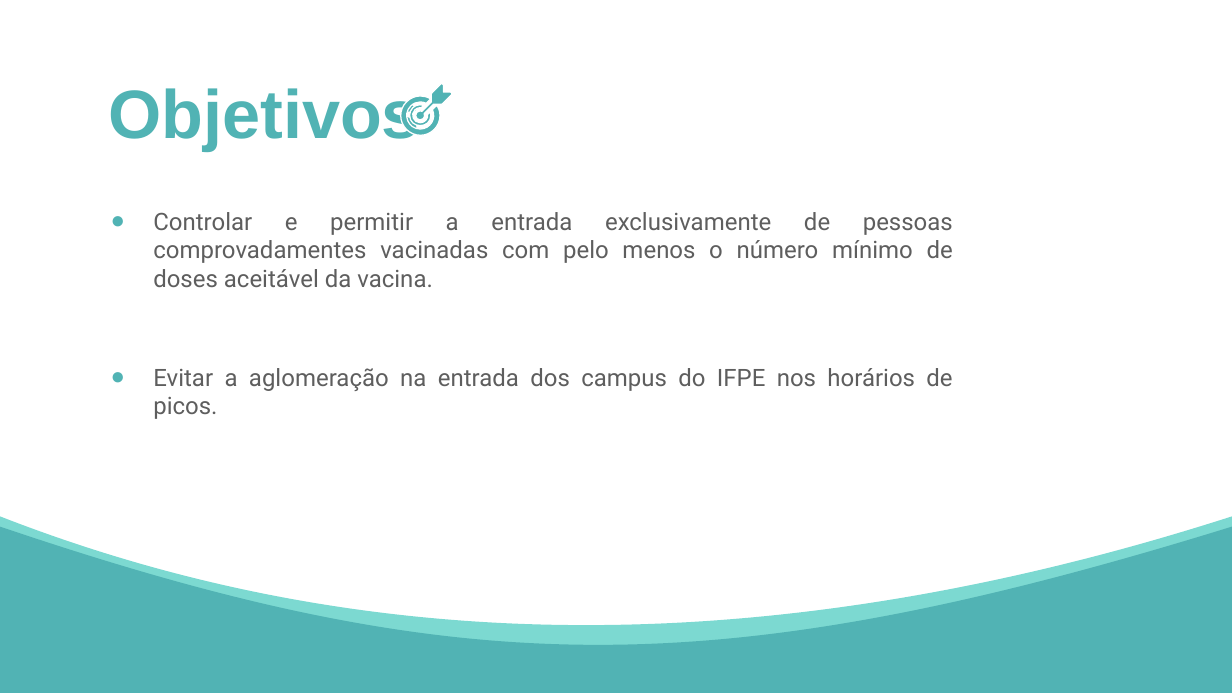
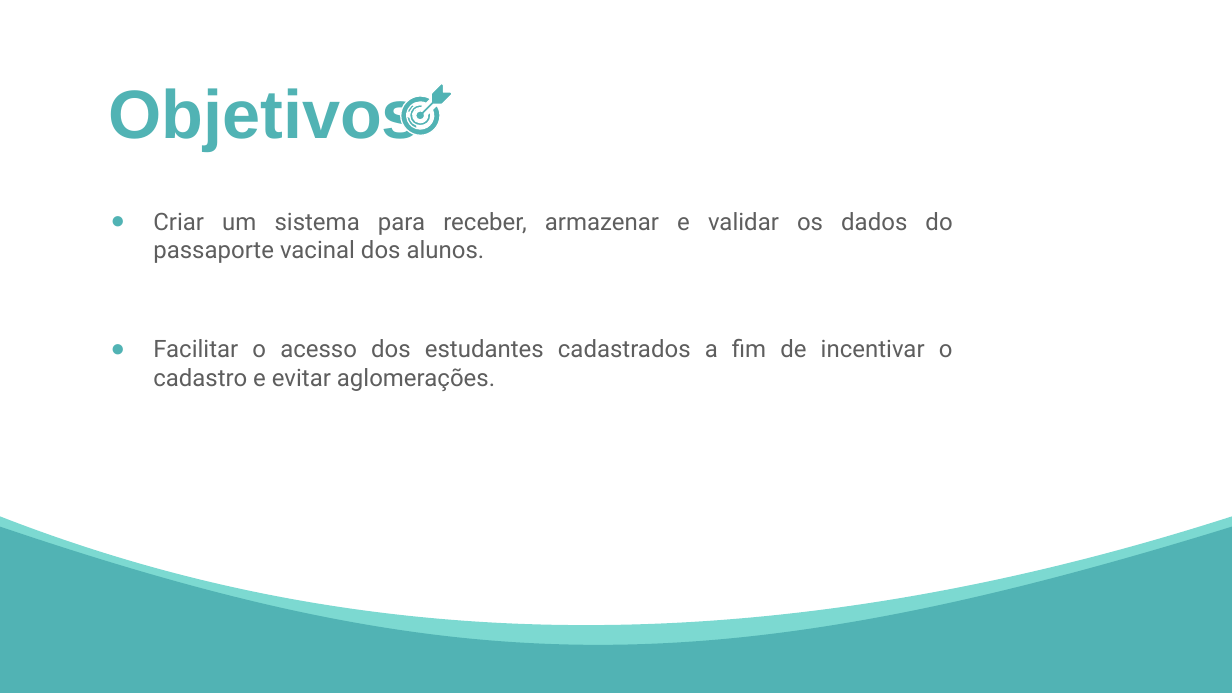
Before and after one commit to JulioCTavares/gestao-de-acesso, a slide deck: slide 3 of SGE/Kickoff/Vaccination Thesis Defense by Slidesgo.pptx. Drawn at 1232x693 pixels with LibreOffice and Linux fonts; fonts in the diff are those of the drawing. Boxes give left, top, right and bottom in pixels: in the first picture for what was removed or moved away, otherwise in the second. Text is boxed around its words. In the diff, an @@ line names an element or a change of style, - is before the commit and + after.

```diff
--- a/SGE/Kickoff/Vaccination Thesis Defense by Slidesgo.pptx
+++ b/SGE/Kickoff/Vaccination Thesis Defense by Slidesgo.pptx
@@ subtitle at (153,212,953,391): text changed @@
-● Controlar e permitir a entrada exclusivamente de pessoas comprovadamentes vacinadas com pelo menos o número mínimo de doses aceitável da vacina.
-● Evitar a aglomeração na entrada dos campus do IFPE nos horários de picos.
+● Criar um sistema para receber, armazenar e validar os dados do passaporte vacinal dos alunos.
+● Facilitar o acesso dos estudantes cadastrados a fim de incentivar o cadastro e evitar aglomerações.
```
Also in this commit, not shown: 5 other slides changed.
